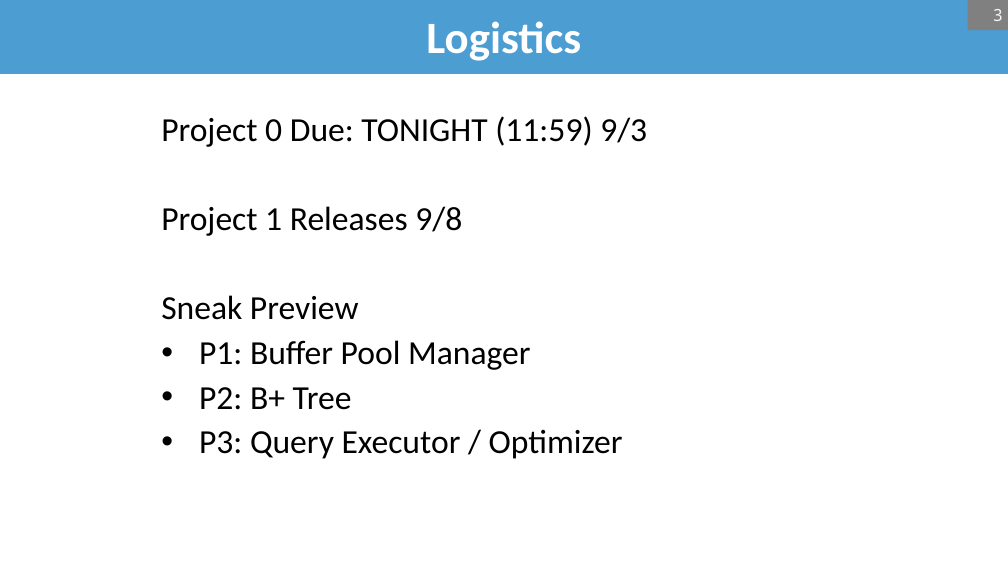
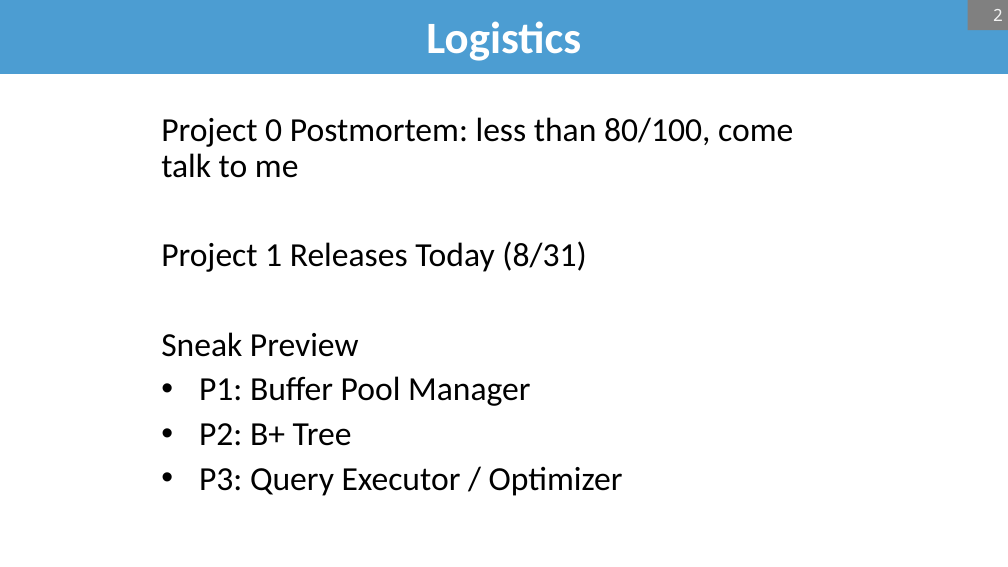
Before and after one commit to bsb20/bsb20.github.io, a slide deck: slide 2 of docs/421_f26/lectures/L3.pptx (slide 3 before the commit). Drawn at 1008x567 pixels with LibreOffice and Linux fonts; fonts in the diff are those of the drawing; background and template pictures are left out. Boxes give left, top, right and bottom in pixels: in the first picture for what was removed or moved away, otherwise in the second. Text is boxed around its words. In the diff, an @@ line names an element or a change of style, - is before the commit and + after.

```diff
--- a/docs/421_f26/lectures/L3.pptx
+++ b/docs/421_f26/lectures/L3.pptx
@@ page number at (x1=993, y1=9, x2=1003, y2=21): text changed @@
-3
+2
@@ text at (x1=161, y1=117, x2=793, y2=272): text changed @@
-Project 0 Due: TONIGHT (11:59) 9/3
-Project 1 Releases 9/8
+Project 0 Postmortem: less than 80/100, come talk to me
+Project 1 Releases Today (8/31)
```
Also in this commit, not shown: 5 other slides changed, 1 slide added, 1 slide removed, 1 other file.
